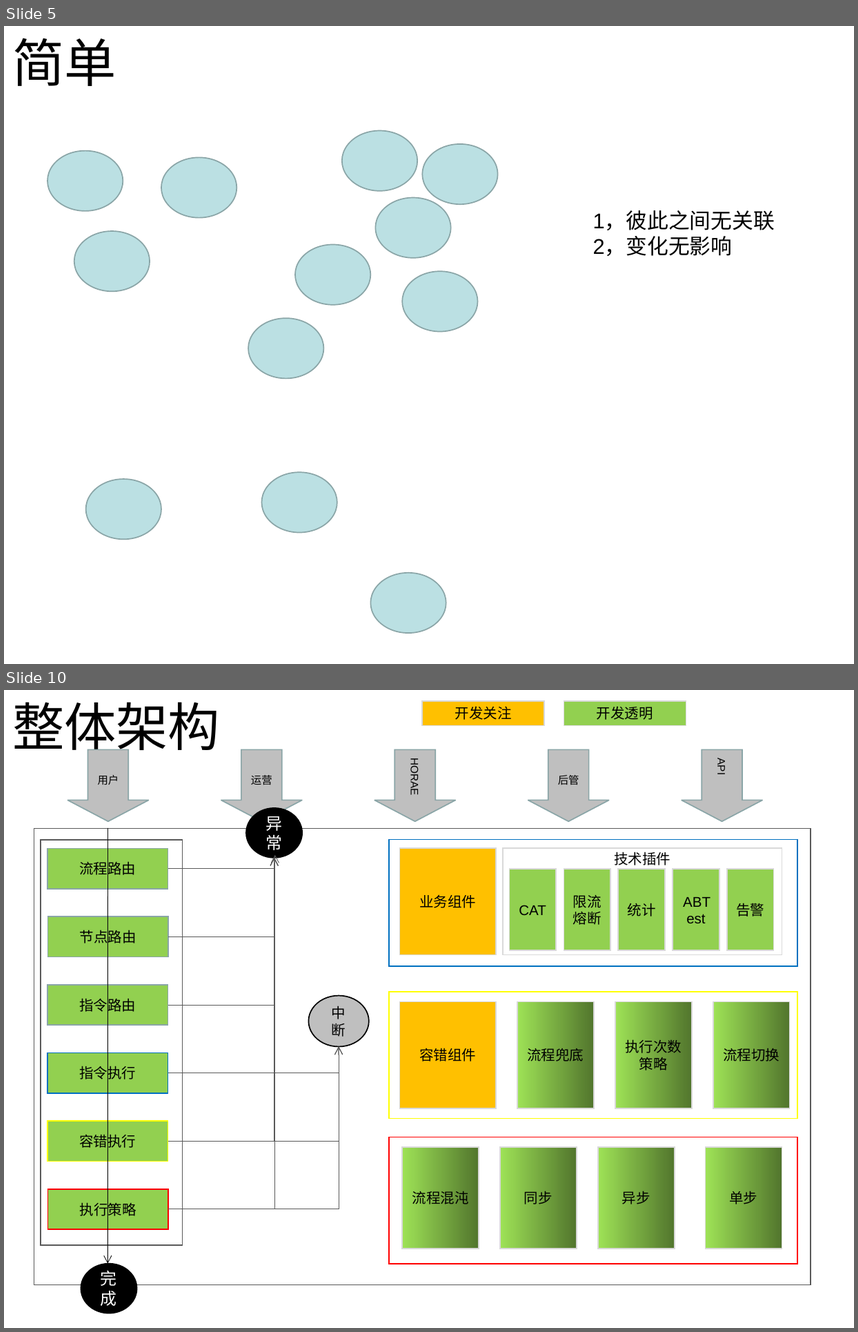
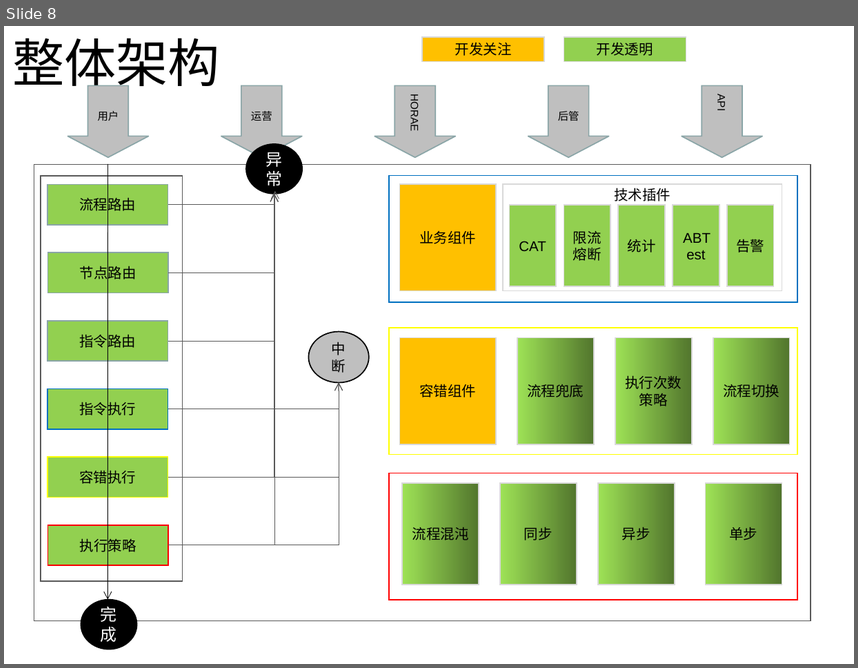
Before and after one commit to mmbbdddd/process-control, a slide deck: doc/流程编排组件说明.pptx. Shown one above the other, each under a label of ours: slides 5 and 10 before the commit, slide 8 after it; the slides between them are not shown. The pictures are 858x1332 and 858x668 pixels, drawn with LibreOffice and Linux fonts; fonts in the diff are those of the drawing. Boxes give left, top, right and bottom in pixels: in the first picture for what was removed or moved away, otherwise in the second. Text is boxed around its words. In the diff, an @@ line names an element or a change of style, - is before the commit and + after.

```diff
--- a/doc/流程编排组件说明.pptx
+++ b/doc/流程编排组件说明.pptx
@@ slide 5 removed at (4,26,854,664), background #FFFFFF @@
@@ title removed at (12,38,116,86) @@
-简单
@@ ellipse removed at (342,131,418,191) @@
@@ ellipse removed at (422,144,498,205) @@
@@ ellipse removed at (47,151,123,212) @@
@@ ellipse removed at (161,158,237,218) @@
@@ ellipse removed at (375,198,451,258) @@
@@ text removed at (593,212,775,256) @@
-1，彼此之间无关联
-2，变化无影响
@@ ellipse removed at (74,231,150,291) @@
@@ ellipse removed at (296,245,371,305) @@
@@ ellipse removed at (403,271,478,331) @@
@@ ellipse removed at (248,318,323,378) @@
@@ ellipse removed at (85,479,161,539) @@
@@ ellipse removed at (261,472,337,532) @@
@@ ellipse removed at (370,572,446,633) @@
@@ what was slide 10 is now slide 8 @@
```
Also in this commit, not shown: 2 slides changed, 5 slides added, 9 other slides removed, 2 other files.
